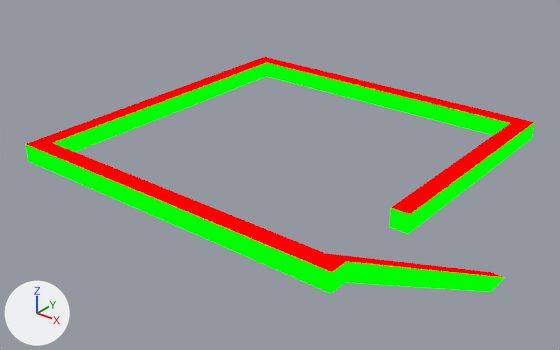
What one commit did to the Blender file source/dream_gen/tiles/frames/frame_stairs.blend.
Both versions are drawn from a 50 mm lens placed at (48.8, -62.5, 34.2), pointed at (-1.9, 0.9, -5.1). The axes (+X, +Y, +Z) are drawn at lower left. The lights are the same throughout.

Objects in the first picture: 'frame_stairs'.
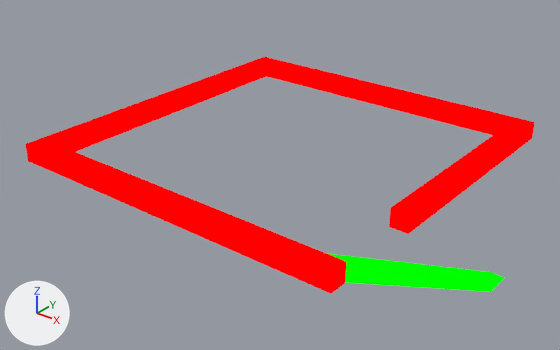
Patch to the scene script:
```diff
--- a/source/dream_gen/tiles/frames/frame_stairs.blend.py
+++ b/source/dream_gen/tiles/frames/frame_stairs.blend.py
@@ me_frame_stairs @@
 me_frame_stairs.from_pydata(...)  # 26 vertices, 25 faces; spans x -20.0..20.0, y -20.0..20.0, z -19.0..1.0
 # used by ob_frame_stairs; location = (0.0, 0.0, 0.0)
+# me_frame_stairs part 1: all 2 faces centred in x 19.0, y -2.0..0.0, z -10.0..-9.0 switch from mat_mat1 to mat_mat2
+# me_frame_stairs part 2: all 10 faces centred in x -20.0..20.0, y -20.0..20.0, z 0.0 switch from mat_mat2 to mat_mat1
```

Where the change shows, as pixel boxes (x1, y1, x2, y2) in the pictures (560 x 350 px):
part 1 of me_frame_stairs, recoloured (red to green): (326, 253, 502, 277) in both
part 2 of me_frame_stairs, recoloured (green to red): (25, 63, 534, 293) in both
